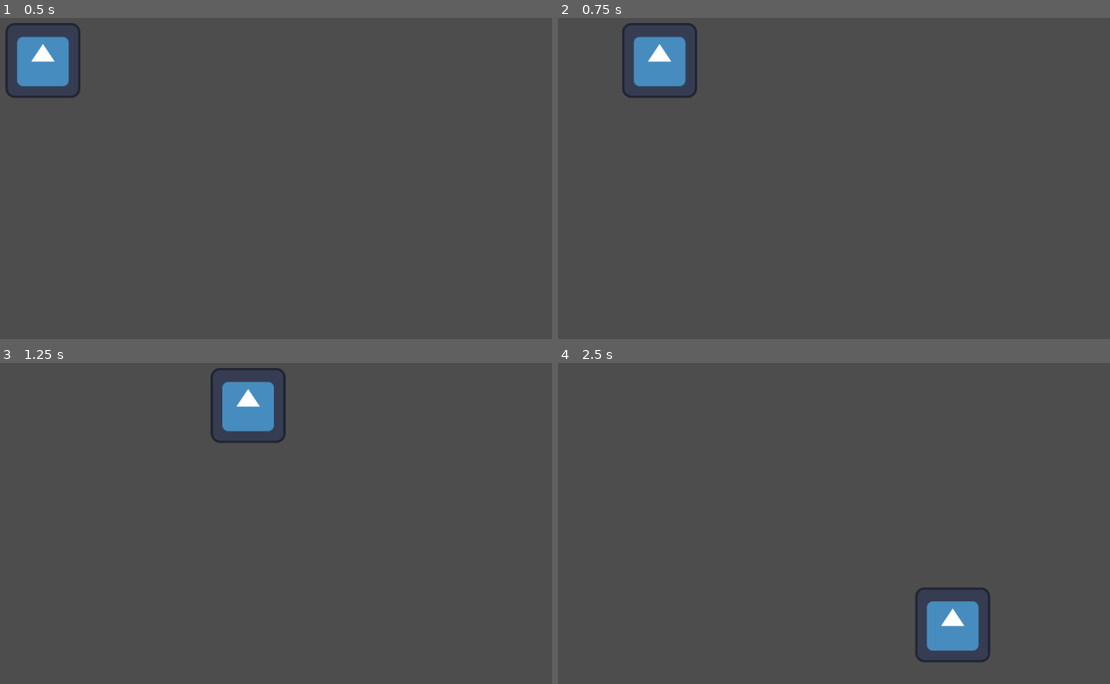
Above: before the commit, frames 1-4 (two rows, left to right).
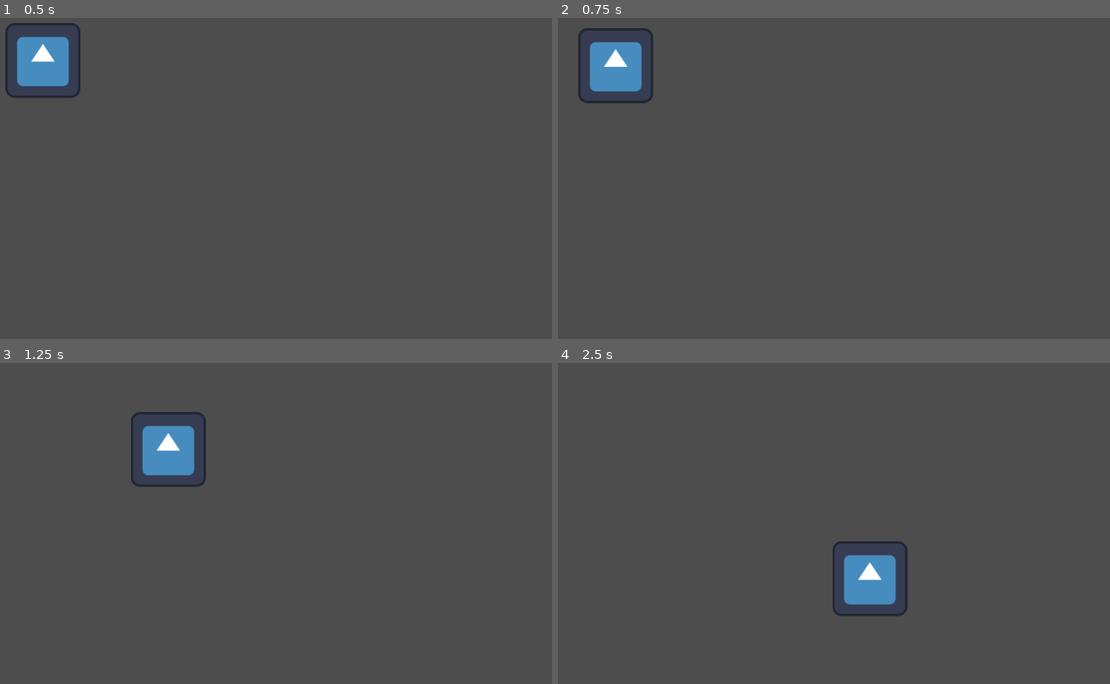
Above: after the commit, the same moments.

Repository: CrisPlays80/DarkWoodRogueLike
Game: Godot game, scene res://Scenes/node_2d.tscn
The game is run twice, just before and just after one commit, with the same random seed, the same clock (stepped at 60 frames per second) and the same inputs. The project has no main scene, so this scene is started directly. The engine's default icon, where the game draws it, is replaced by a stand-in: a white triangle on a blue panel in a dark square.
Inputs (mouse positions are in pixels of both pictures, inside the frame that each line leads up to):
- Up to frame 1 (0.5 s): no input
- Up to frame 2 (0.75 s): tap Enter at 0.5 s; move the mouse to (960, 130) at 0.52 s; hold D (Derecha) from 0.53 s (still down); click (960, 130) at 0.67 s
- Up to frame 3 (1.25 s): keep holding D (Derecha)
- Up to frame 4 (2.5 s): move the mouse to (679, 513) at 1.27 s; release D (Derecha) at 1.28 s; hold S (Abajo) 1.28-2.03 s; click (679, 513) at 1.42 s; move the mouse to (878, 411) at 2.02 s; hold D (Derecha) from 2.03 s (still down); click (878, 411) at 2.17 s

Frame 1 is identical in both runs. In frame 2, 3.2% of the frame differs, in the area x 3-26%, y 1-27%; in frame 3, 3.7%; in frame 4, 3.7%, in the area x 49-79%, y 55-94%.

Commit message:
Movimiento haciendo click

Diff:
--- a/Scenes/node_2d.tscn
+++ b/Scenes/node_2d.tscn
@@ -1,6 +1,6 @@
 [gd_scene load_steps=4 format=3 uid="uid://cx526lnut8nua"]
 
-[ext_resource type="Script" path="res://Script/icon.gd" id="1_stkv8"]
+[ext_resource type="Script" path="res://Script/new_script.gd" id="1_gvu8e"]
 [ext_resource type="Texture2D" uid="uid://cjj5cywtf6kri" path="res://Sprites/icon.svg" id="2_nabb5"]
 
 [sub_resource type="RectangleShape2D" id="RectangleShape2D_gr8qv"]
@@ -9,7 +9,7 @@
 [node name="Node2D" type="Node2D"]
 
 [node name="CharacterBody2D" type="CharacterBody2D" parent="."]
-script = ExtResource("1_stkv8")
+script = ExtResource("1_gvu8e")
 
 [node name="Icon" type="Sprite2D" parent="CharacterBody2D"]
 position = Vector2(216, 172)
--- /dev/null
+++ b/Script/new_script.gd
@@ -0,0 +1,16 @@
+extends CharacterBody2D
+
+@export var speed = 400
+
+var target = position
+
+func _input(event):
+	if event is InputEventMouseButton:
+		if event.button_index == MOUSE_BUTTON_LEFT and event.pressed:
+			target = get_global_mouse_position()
+
+func _physics_process(delta):
+	velocity = position.direction_to(target) * speed
+	# look_at(target)
+	if position.distance_to(target) > 10:
+		move_and_slide()
